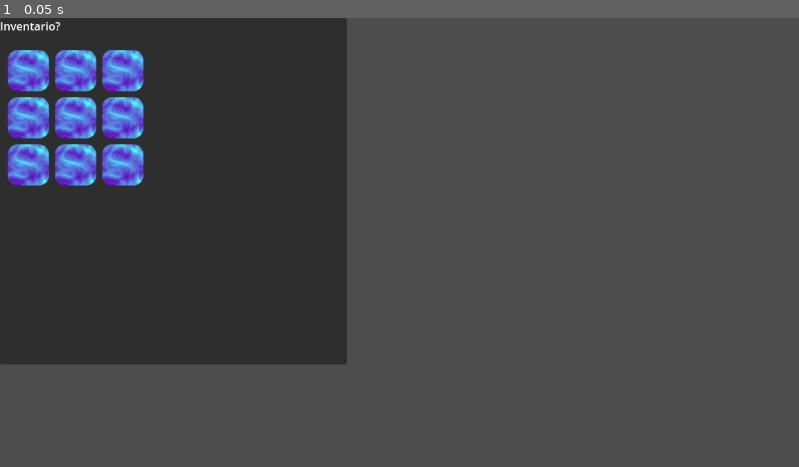
Above: before the commit, frame 1.
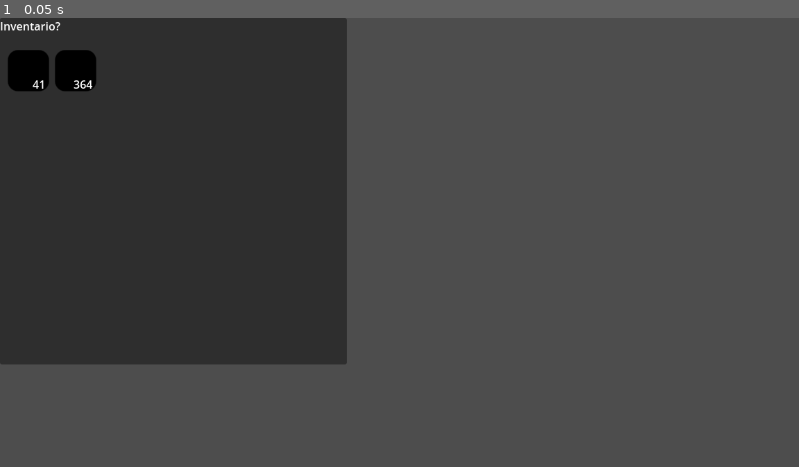
Above: after the commit, the same moment.

Repository: karlProbst/Inventossaurorex
Game: Godot game, scene res://Principal.tscn
Two runs of this game, one before a commit and one after it. Both use one fixed random seed, a clock stepped at 60 frames per second and the inputs below.
Inputs:
- Up to frame 1 (0.05 s): no input

The runs differ from the first frame. In frame 1, 4.2% of the frame differs, in the area x 0-19%, y 7-38%.

Commit message:
more functions, getting better :)

Diff:
--- a/InventoryController.gd
+++ b/InventoryController.gd
@@ -1,5 +1,8 @@
 @tool
 extends Panel
+
+
+@onready var slotScene:PackedScene = preload("res://Scenes/Slot.tscn")
 
 @export var ARRAY_SIZE_X:int = 3
 @export var ARRAY_SIZE_Y:int = 3
@@ -7,15 +10,42 @@
 
 @export var dragNode: Node
 var slotNode:Node = dragNode
-@export var updateItems: bool : set = update_items
+@export var updateItems: bool
+
+#funcionar com joystick  e touch
 
 #checa se os nodes e o array size sao validos
 #instancia os nodes vazios do inventario
 #carrega itens salvos?
 func _ready() -> void:
+	InstantiateScene(slotScene,get_node("GridContainer"))
+	InstantiateScene(slotScene,get_node("GridContainer"))
+
 	for slot in get_children():
 		if slot.has_signal("slot_clicked"):
 			slot.connect("slot_clicked", Callable(self, "_on_slot_clicked").bind(slot))
+
+#todo: fazer dicionario
+func InstantiateScene(scene:PackedScene,fatherNode:Node):
+	var newInstance=scene.instantiate()
+	fatherNode.add_child(newInstance)
+	var newResource = ItemResource.new()
+	newResource.stackable = true
+	newResource.stack = randi_range(1,1000)
+	newInstance.set("item_data", newResource)
+	set_node_item_data(newInstance)
+
+func set_node_item_data(node:Node):
+
+	if ("item_data" in node):
+		if node.item_data.icon != null:
+			if node.has_node("Panel/TextureRect"):
+				node.get_node("Panel/TextureRect").texture = node.item_data.icon
+		if node.item_data.stackable == true and node.item_data.stack>=0:
+			if node.has_node("Label"):
+				node.get_node("Label").visible = true
+				node.get_node("Label").text = str(node.item_data.stack)
+
 
 func updateArray(array:Array, arraySize:Vector2)->Array:
 	if not (arraySize.x>0 and arraySize.y>0):
@@ -25,7 +55,9 @@
 	for x in arraySize.x:
 		array[x] = []
 		array[x].resize(arraySize.y)
+
 	return array
+
 
 #checa se ta segurando mouse/soltando e a posiçao do cursor
 func _input(event):
@@ -43,22 +75,12 @@
 	nodeB.item_data=nodeA.item_data
 	nodeA.item_data=propertiesTemp
 
-
-func update_items(value):
-	updateItems = false
-
-	for node in get_node("GridContainer").get_children():
-		if node.has_method("set_item_data"):
-			node.set_item_data(null)
-		else:
-			print("é ne, foda")
-
-
-
+#adicionar novo item
+func addItem():
+	pass
 
 func _on_mouse_entered_panel() -> void:
 	pass
 
-
 func _on_mouse_exited_panel() -> void:
 	pass
--- a/ItemProperties.gd
+++ b/ItemProperties.gd
@@ -1,7 +1,7 @@
 extends Resource
 class_name ItemResource
 
-@export var item_id: int = 0
+@export var id: int = 0
 @export var item_name: String
 @export var icon: Texture2D = preload("res://blackTexture.tres")
 @export var stackable: bool = false
--- a/Items/lsd.tres
+++ b/Items/lsd.tres
@@ -18,10 +18,11 @@
 
 [resource]
 script = ExtResource("1_fg21t")
-item_id = 0
+id = 0
 item_name = ""
 icon = SubResource("NoiseTexture2D_5eh06")
 stackable = false
+stack = 0
 max_stack = 0
 price = 0.0
 metadata/_custom_type_script = "uid://dyid55vutkmre"
--- a/Principal.tscn
+++ b/Principal.tscn
@@ -1,8 +1,7 @@
-[gd_scene load_steps=4 format=3 uid="uid://csh8qcj5ihcna"]
+[gd_scene load_steps=3 format=3 uid="uid://csh8qcj5ihcna"]
 
 [ext_resource type="Script" uid="uid://b2fqe0argvwf8" path="res://InventoryController.gd" id="1_4to2k"]
-[ext_resource type="PackedScene" uid="uid://bl8fhnsbk6ndk" path="res://Slot.tscn" id="2_a35id"]
-[ext_resource type="Resource" uid="uid://dg2bm11yyx4jt" path="res://Items/lsd.tres" id="3_5hs68"]
+[ext_resource type="PackedScene" uid="uid://bl8fhnsbk6ndk" path="res://Scenes/Slot.tscn" id="2_a35id"]
 
 [node name="Node2D" type="Node2D"]
 
@@ -40,42 +39,6 @@
 columns = 3
 metadata/_edit_use_anchors_ = true
 
-[node name="Slot1" parent="CanvasLayer/Control/Panel/GridContainer" instance=ExtResource("2_a35id")]
-layout_mode = 2
-item_data = ExtResource("3_5hs68")
-
-[node name="Slot2" parent="CanvasLayer/Control/Panel/GridContainer" instance=ExtResource("2_a35id")]
-layout_mode = 2
-item_data = ExtResource("3_5hs68")
-
-[node name="Slot3" parent="CanvasLayer/Control/Panel/GridContainer" instance=ExtResource("2_a35id")]
-layout_mode = 2
-item_data = ExtResource("3_5hs68")
-
-[node name="Slot4" parent="CanvasLayer/Control/Panel/GridContainer" instance=ExtResource("2_a35id")]
-layout_mode = 2
-item_data = ExtResource("3_5hs68")
-
-[node name="Slot5" parent="CanvasLayer/Control/Panel/GridContainer" instance=ExtResource("2_a35id")]
-layout_mode = 2
-item_data = ExtResource("3_5hs68")
-
-[node name="Slot6" parent="CanvasLayer/Control/Panel/GridContainer" instance=ExtResource("2_a35id")]
-layout_mode = 2
-item_data = ExtResource("3_5hs68")
-
-[node name="Slot7" parent="CanvasLayer/Control/Panel/GridContainer" instance=ExtResource("2_a35id")]
-layout_mode = 2
-item_data = ExtResource("3_5hs68")
-
-[node name="Slot8" parent="CanvasLayer/Control/Panel/GridContainer" instance=ExtResource("2_a35id")]
-layout_mode = 2
-item_data = ExtResource("3_5hs68")
-
-[node name="Slot9" parent="CanvasLayer/Control/Panel/GridContainer" instance=ExtResource("2_a35id")]
-layout_mode = 2
-item_data = ExtResource("3_5hs68")
-
 [node name="Label" type="Label" parent="CanvasLayer/Control"]
 layout_mode = 0
 offset_right = 40.0
--- /dev/null
+++ b/Scenes/Slot.tscn
@@ -0,0 +1,74 @@
+[gd_scene load_steps=4 format=3 uid="uid://bl8fhnsbk6ndk"]
+
+[ext_resource type="Script" uid="uid://cuws5i1uvf0h3" path="res://Scenes/slot.gd" id="1_vqo0j"]
+
+[sub_resource type="StyleBoxFlat" id="StyleBoxFlat_5hs68"]
+bg_color = Color(0, 0.964706, 0.992157, 1)
+border_width_left = 2
+border_width_top = 2
+border_width_right = 2
+border_width_bottom = 2
+border_color = Color(0, 0, 0, 0)
+border_blend = true
+corner_radius_top_left = 15
+corner_radius_top_right = 15
+corner_radius_bottom_right = 15
+corner_radius_bottom_left = 15
+corner_detail = 20
+anti_aliasing_size = 1.072
+
+[sub_resource type="StyleBoxFlat" id="StyleBoxFlat_miv4b"]
+bg_color = Color(0, 0.964706, 0.992157, 0)
+border_width_left = 5
+border_width_top = 5
+border_width_right = 5
+border_width_bottom = 5
+border_color = Color(0.262635, 0.458293, 1, 1)
+corner_radius_top_left = 15
+corner_radius_top_right = 15
+corner_radius_bottom_right = 15
+corner_radius_bottom_left = 15
+corner_detail = 20
+shadow_color = Color(0, 0, 0, 0)
+anti_aliasing_size = 1.072
+
+[node name="Slot" type="Control"]
+custom_minimum_size = Vector2(64, 64)
+layout_mode = 3
+anchors_preset = 0
+script = ExtResource("1_vqo0j")
+
+[node name="Panel" type="Panel" parent="."]
+clip_children = 1
+layout_mode = 0
+offset_left = 1.0
+offset_top = 1.0
+offset_right = 63.0
+offset_bottom = 63.0
+theme_override_styles/panel = SubResource("StyleBoxFlat_5hs68")
+
+[node name="TextureRect" type="TextureRect" parent="Panel"]
+custom_minimum_size = Vector2(64, 64)
+layout_mode = 0
+offset_left = -1.0
+offset_top = -1.0
+offset_right = 63.0
+offset_bottom = 63.0
+expand_mode = 3
+
+[node name="Highlight" type="Panel" parent="."]
+visible = false
+layout_mode = 0
+offset_right = 66.0
+offset_bottom = 66.0
+theme_override_styles/panel = SubResource("StyleBoxFlat_miv4b")
+
+[node name="Label" type="Label" parent="."]
+visible = false
+layout_mode = 0
+offset_left = 17.0
+offset_top = 40.0
+offset_right = 57.0
+offset_bottom = 63.0
+text = "0"
+horizontal_alignment = 2
--- /dev/null
+++ b/Scenes/slot.gd
@@ -0,0 +1,2 @@
+extends Control
+@onready var item_data : ItemResource
Not shown, added: Scenes/slot.gd.uid
